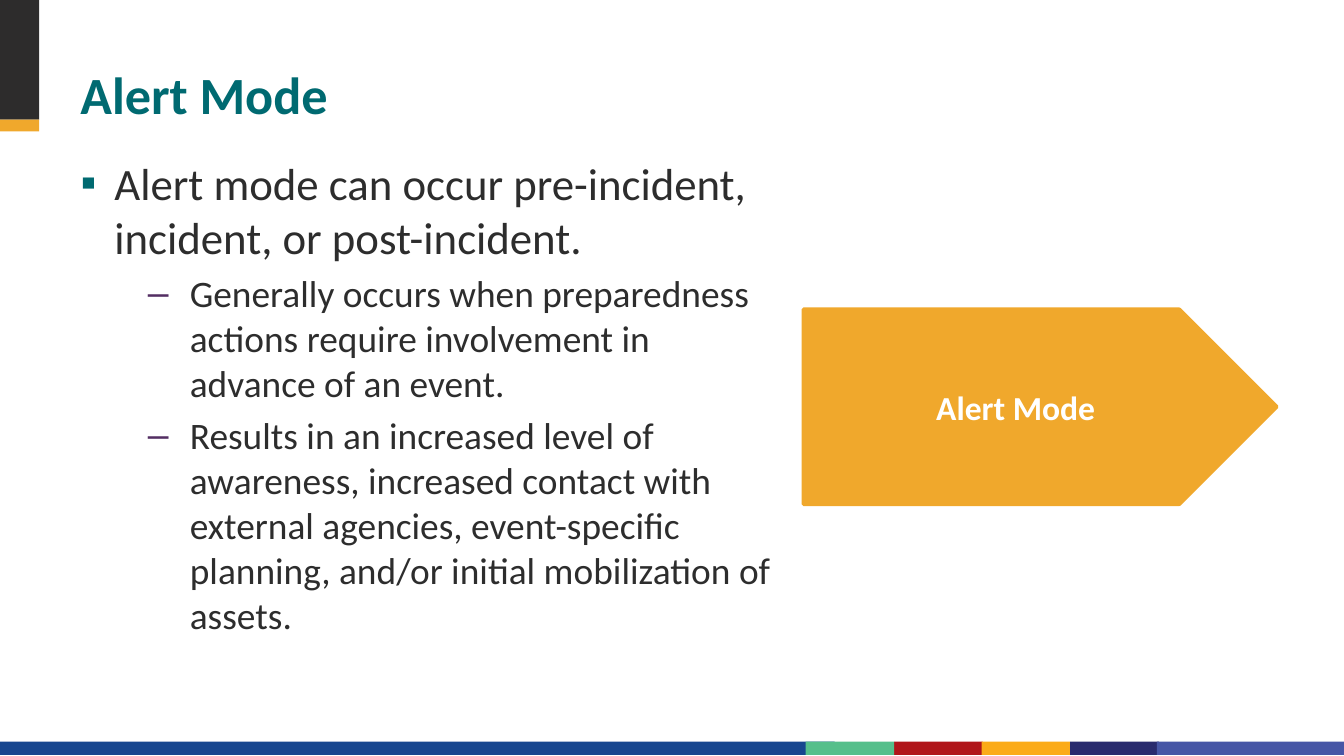
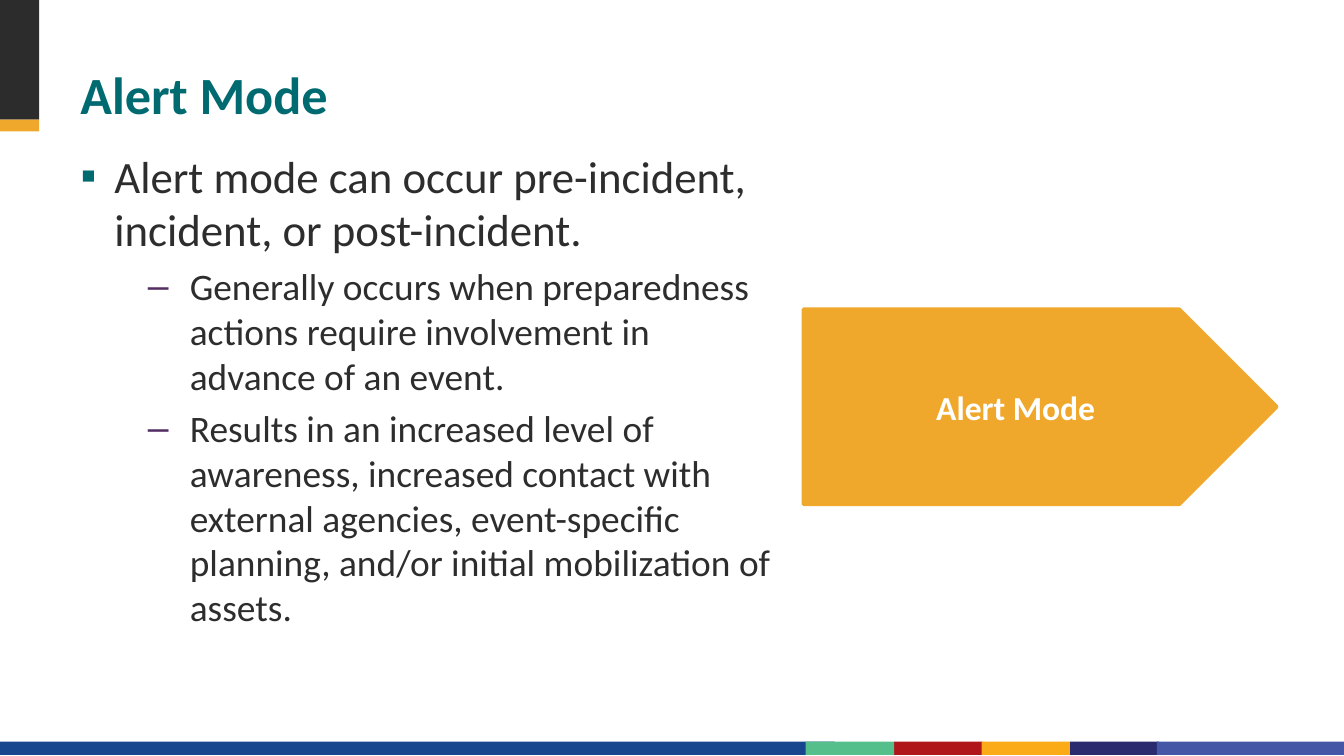
Before and after one commit to talus-analytics-bus/cdc-eoc, a slide deck: slide 16 of src/assets/documents/EOC Development Tool/4 - How do we activate our EOC/eoc_activation_process_20200515_final.pptx. Drawn at 1344x756 pixels with LibreOffice and Linux fonts; fonts in the diff are those of the drawing; background and template pictures are left out. Boxes give left, top, right and bottom in pixels: in the first picture for what was removed or moved away, otherwise in the second. Text is boxed around its words. In the diff, an @@ line names an element or a change of style, - is before the commit and + after.

```diff
--- a/src/assets/documents/EOC Development Tool/4 - How do we activate our EOC/eoc_activation_process_20200515_final.pptx
+++ b/src/assets/documents/EOC Development Tool/4 - How do we activate our EOC/eoc_activation_process_20200515_final.pptx
@@ text "Alert mode can occur pre-incident, ...": place and size @@
-text "Alert mode can occur pre-incident, ..." at (114, 169, 770, 630)
+text "Alert mode can occur pre-incident, ..." at (114, 162, 770, 622)
```
Also in this commit, not shown: 1 other slide changed, 4 other files.
